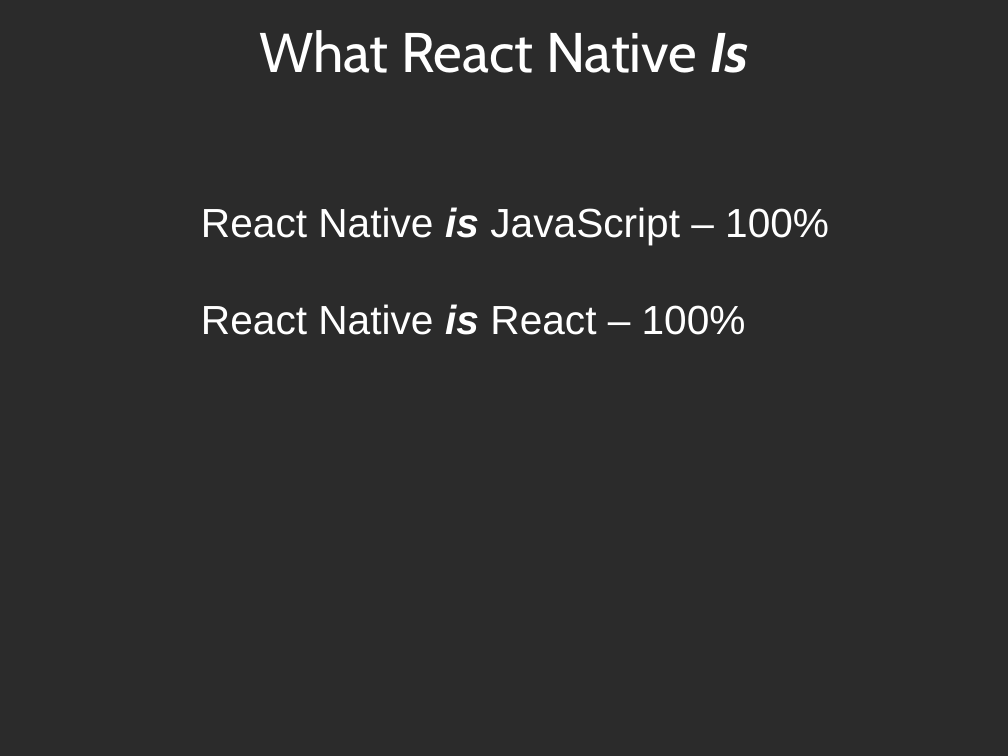
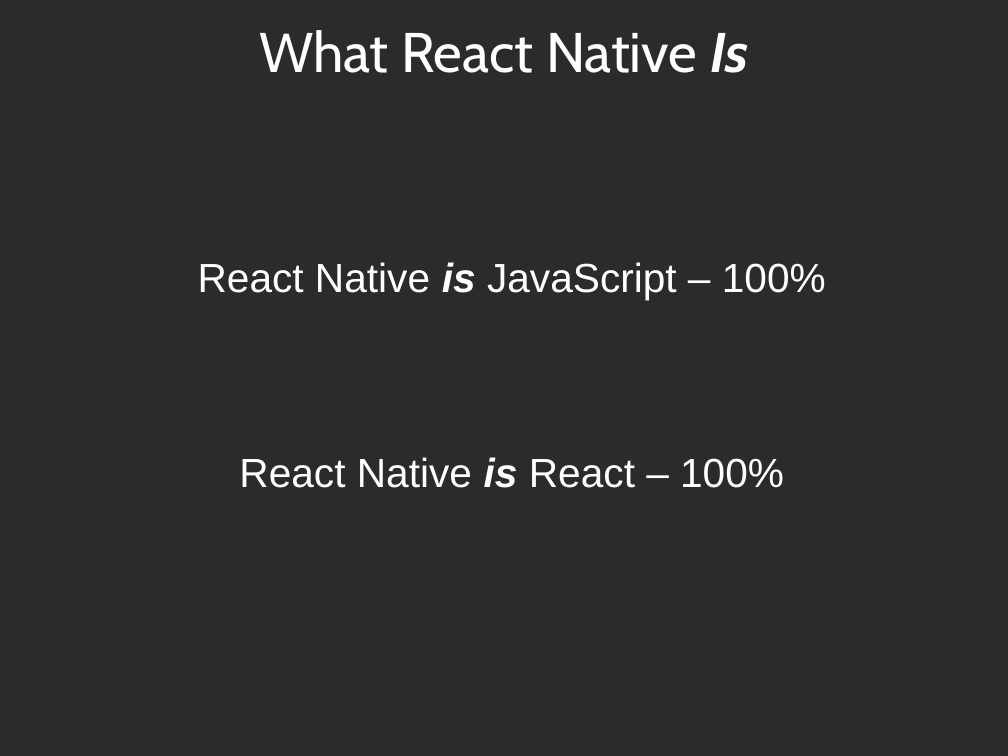
Before and after one commit to kevinsmithwebdev-zz/tvc, a slide deck: slide 3 of react-native/rn.odp. Drawn at 1008x756 pixels with LibreOffice and Linux fonts; fonts in the diff are those of the drawing; background and template pictures are left out; a plain dark background stands for a picture behind light text. Boxes give left, top, right and bottom in pixels: in the first picture for what was removed or moved away, otherwise in the second. Text is boxed around its words. In the diff, an @@ line names an element or a change of style, - is before the commit and + after.

```diff
--- a/react-native/rn.odp
+++ b/react-native/rn.odp
@@ text "React Native is JavaScript – ...": place and size @@
-text "React Native is JavaScript – ..." at box(201, 207, 829, 335)
+text "React Native is JavaScript – ..." at box(198, 262, 826, 488)
@@ text "React Native is JavaScript – ..." at box(198, 262, 826, 488): alignment left to centre @@
```
Also in this commit, not shown: 6 other slides changed, 7 other files.
